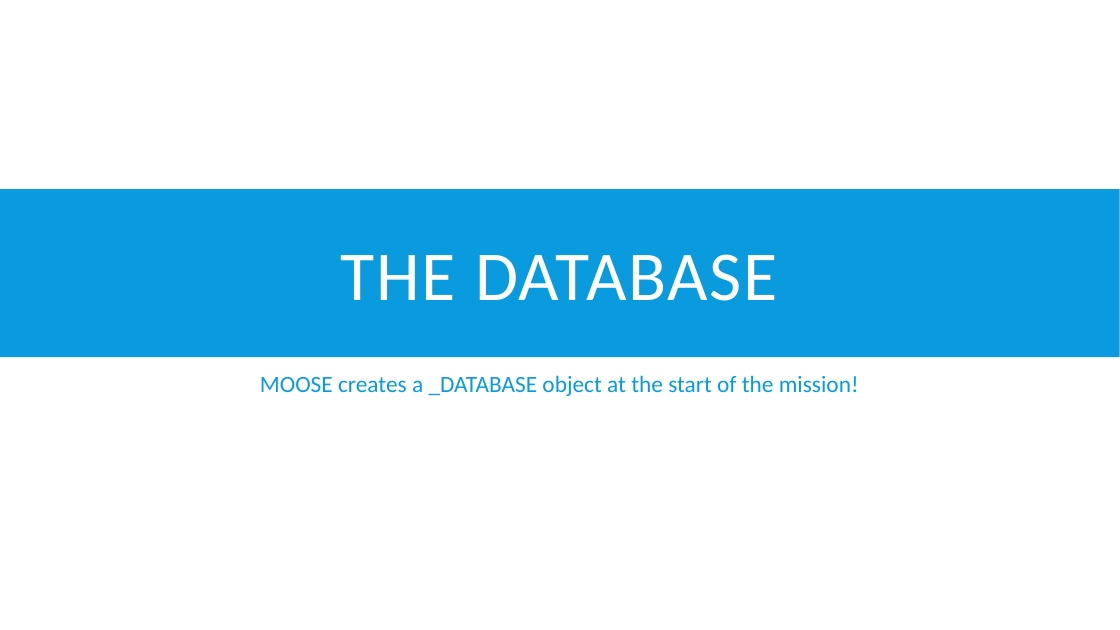
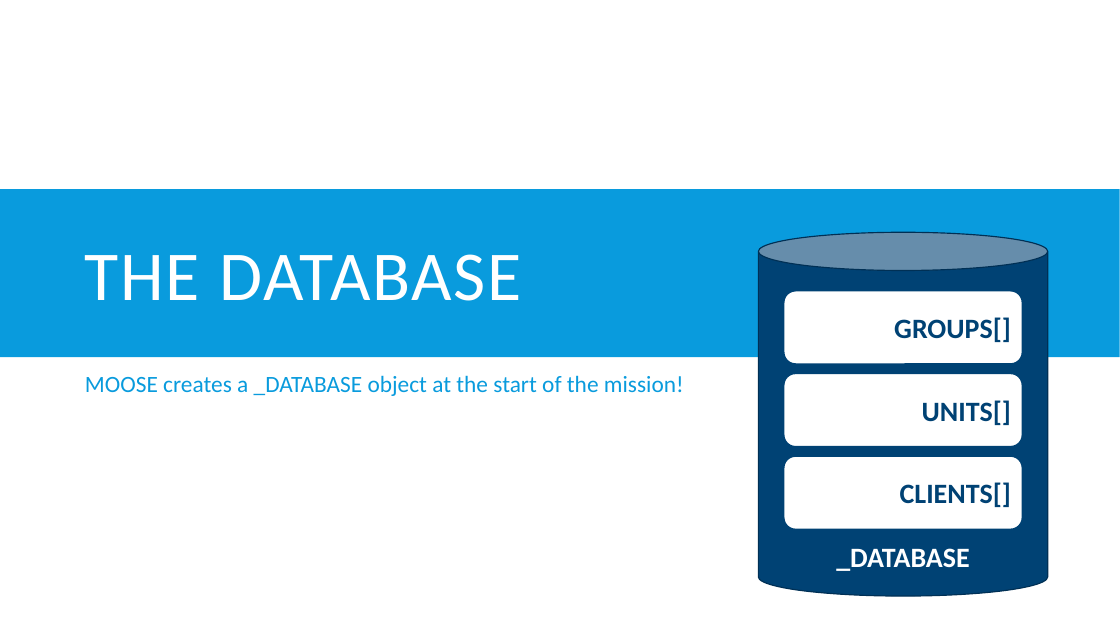
Before and after one commit to FlightControl-Master/MOOSE, a slide deck: slide 12 of Presentations/DCS World - MOOSE - Development - Part 3 - The DATABASE - UNIT - CLIENT - GROUP - ZONE, .pptx (slide 6 before the commit). Drawn at 1120x630 pixels with LibreOffice and Linux fonts; fonts in the diff are those of the drawing; background and template pictures are left out. Boxes give left, top, right and bottom in pixels: in the first picture for what was removed or moved away, otherwise in the second. Text is boxed around its words. In the diff, an @@ line names an element or a change of style, - is before the commit and + after.

```diff
--- a/Presentations/DCS World - MOOSE - Development - Part 3 - The DATABASE - UNIT - CLIENT - GROUP - ZONE, .pptx
+++ b/Presentations/DCS World - MOOSE - Development - Part 3 - The DATABASE - UNIT - CLIENT - GROUP - ZONE, .pptx
@@ title "THE DATABASE" at (85,254,521,301): alignment centre to left @@
@@ cylinder added at (759,233,1048,597), fill #004274, outline #003156 1 pt, 24 pt, text #FFFFFF, bold @@
+_DATABASE
@@ rounded rectangle added at (783,290,1023,365), fill #FFFFFF, outline #004274 2.25 pt, 24 pt, text #004274, bold @@
+GROUPS[]
@@ text "MOOSE creates a _DATABASE object ..." at (85,375,684,396): alignment centre to left @@
@@ rounded rectangle added at (783,373,1023,448), fill #FFFFFF, outline #004274 2.25 pt, 24 pt, text #004274, bold @@
+UNITS[]
@@ rounded rectangle added at (783,455,1023,530), fill #FFFFFF, outline #004274 2.25 pt, 24 pt, text #004274, bold @@
+CLIENTS[]
```
Also in this commit, not shown: 5 other slides changed, 7 slides added, 1 slide removed.
